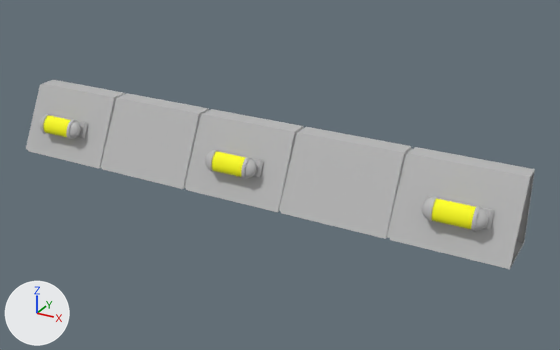
Two versions of the FBX model WSRogue/Assets/Models/Module/SM_Bordure.fbx, one commit apart.
Rendered twice from a 50 mm camera at (0.93, -5.75, 3.0) aimed at (-2.16, -0.13, 0.19). Arrows for +X, +Y and +Z are at lower left; the lights stay in place. Where no turn or scale is listed for an object, it has been applied to the vertices.

The first picture shows 'SM_Bordure'.
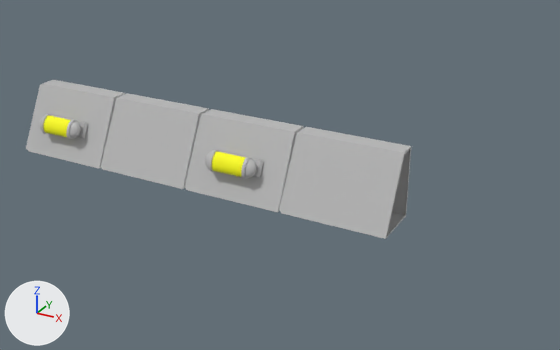
The newer file is also turned or shifted as a whole; pictures and numbers use the older file's frame.

Boxes (x1, y1, x2, y2) around the edits, measured in the pictures (560 x 350 px):
'SM_Bordure', reshaped (24% narrower, 16% shorter)
    before: (26, 80, 535, 269)
    after: (26, 80, 411, 239)
part 1 of me_mesh, deleted
    before: (421, 196, 494, 232)
part 2 of me_mesh, deleted
    before: (387, 147, 535, 269)

Patch to the scene script:
```diff
--- a/WSRogue/Assets/Models/Module/SM_Bordure.fbx.py
+++ b/WSRogue/Assets/Models/Module/SM_Bordure.fbx.py
@@ me_mesh @@
 # used by ob_sm_bordure; location = (0.0, 0.0, 0.0)
-me_mesh.from_pydata(...)  # 2034 vertices, 1835 faces; spans x -4.99..0.0, y -0.5..0.0, z 0.0..0.64
+me_mesh.from_pydata(...)  # 1368 vertices, 1234 faces; spans x -4.99..-1.0, y -0.5..0.0, z 0.0..0.64
+# me_mesh part 1: 6 loose pieces with 650 vertices, spanning x -0.73..-0.2, y -0.5..-0.31, z 0.23..0.43, are deleted
+# me_mesh part 2
+# 16 vertices are removed from x -0.96..0.0, y -0.47..0.0, z 0.0..0.64
+# 16 faces are deleted
 me_mesh.materials.append(mat_blinn4)
```
